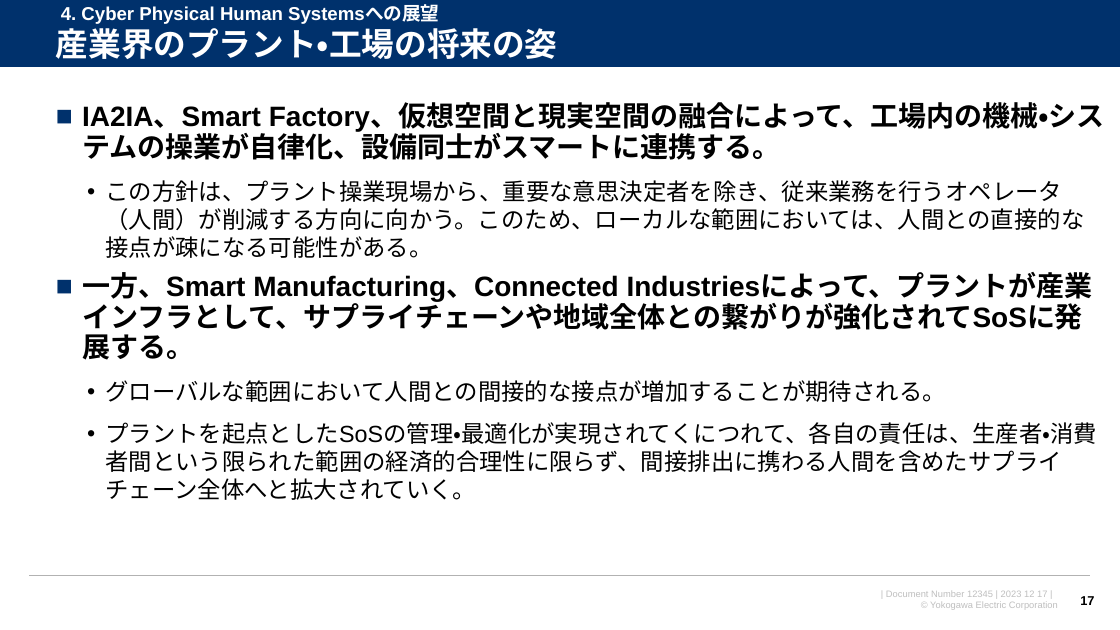
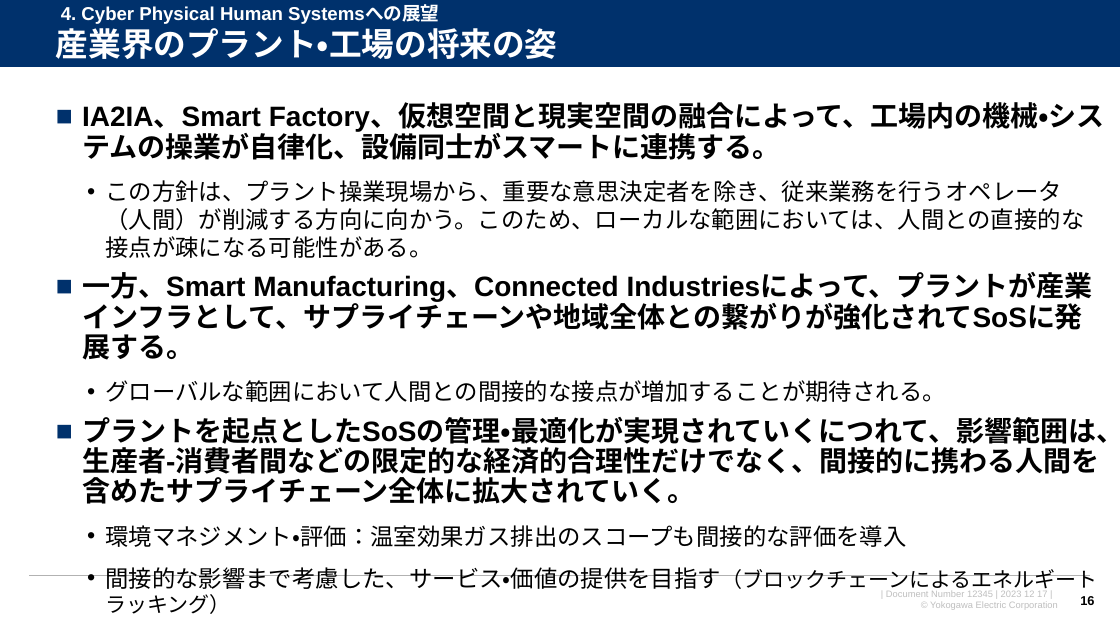
Before and after one commit to watarukumagai-git/opt, a slide deck: slide 16 of SoS/conf2023/231217_横幹連合コンファレンス_熊谷.pptx (slide 17 before the commit). Drawn at 1120x630 pixels with LibreOffice and Linux fonts; fonts in the diff are those of the drawing; background and template pictures are left out. Boxes give left, top, right and bottom in pixels: in the first picture for what was removed or moved away, otherwise in the second. Text is boxed around its words. In the diff, an @@ line names an element or a change of style, - is before the commit and + after.

```diff
--- a/SoS/conf2023/231217_横幹連合コンファレンス_熊谷.pptx
+++ b/SoS/conf2023/231217_横幹連合コンファレンス_熊谷.pptx
@@ text at [82,417,1120,614]: text changed; size 20 to 24 pt; bold on @@
-  • プラントを起点としたSoSの管理・最適化が実現されてくにつれて、各自の責任は、生産者・消費者間という限られた範囲の経済的合理性に限らず、間接排出に携わる人間を含めたサプライチェーン全体へと拡大されていく。
+■ プラントを起点としたSoSの管理・最適化が実現されていくにつれて、影響範囲は、生産者-消費者間などの限定的な経済的合理性だけでなく、間接的に携わる人間を含めたサプライチェーン全体に拡大されていく。
+  • 環境マネジメント・評価：温室効果ガス排出のスコープも間接的な評価を導入
+  • 間接的な影響まで考慮した、サービス・価値の提供を目指す（ブロックチェーンによるエネルギートラッキング）
@@ page number at [1080,596,1094,605]: text changed @@
-17
+16
```
Also in this commit, not shown: 12 other slides changed, 3 slides added, 2 slides removed.
